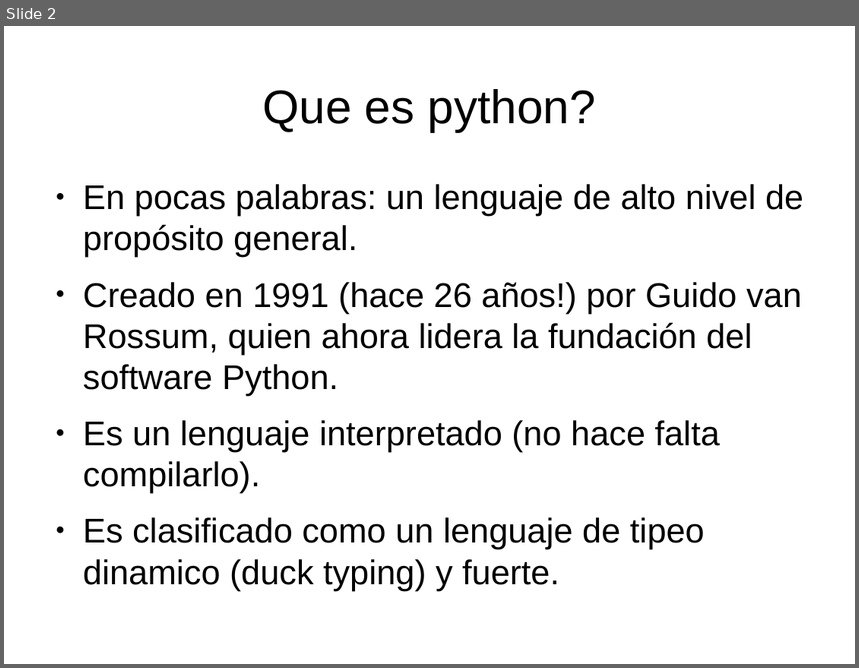
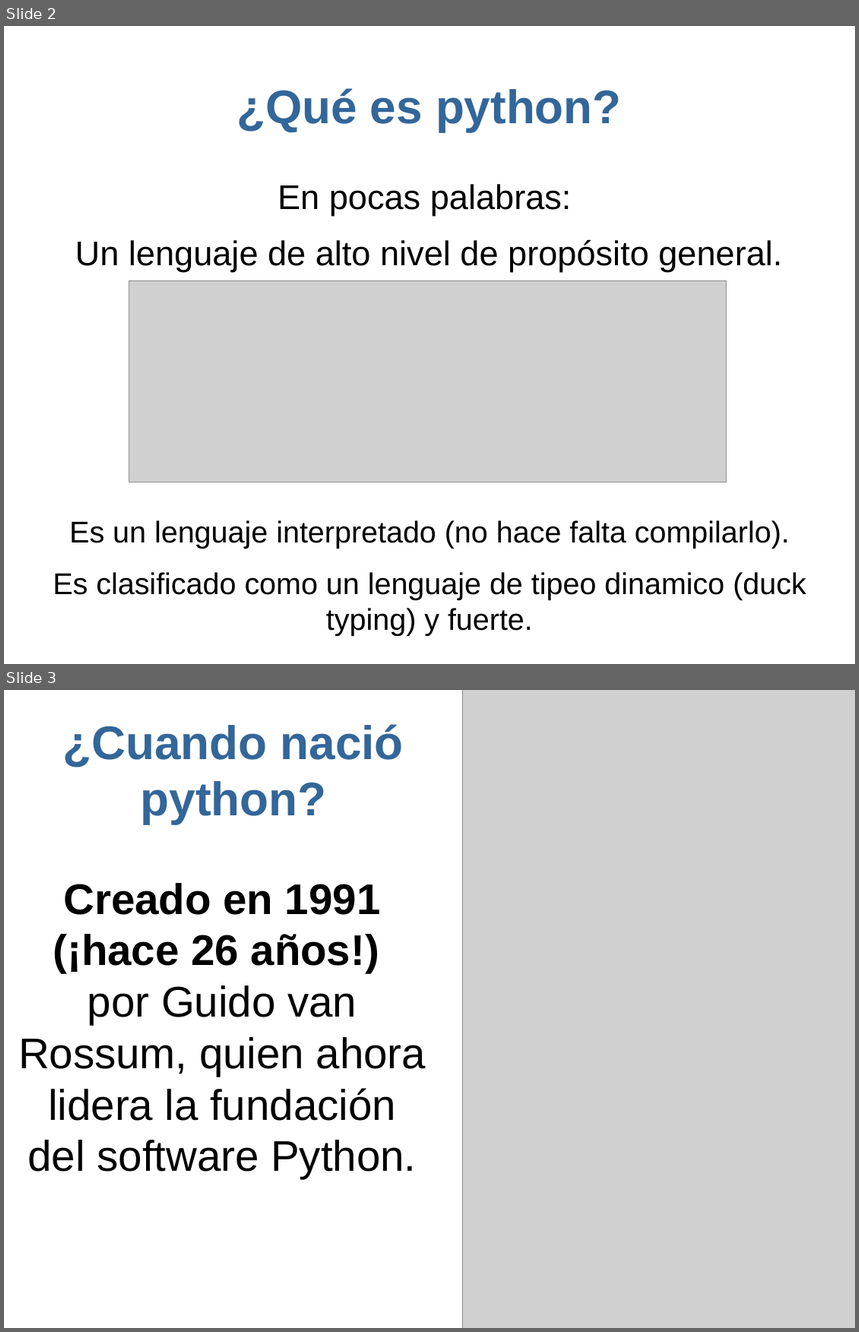
Before and after one commit to joksan/Presentaciones, a slide deck: Breve introduccion a Python/Breve introduccion a Python.odp. Shown one above the other, each under a label of ours: slide 2 before the commit, slides 2 and 3 after it. The pictures are 859x668 and 859x1332 pixels, drawn with LibreOffice and Linux fonts; fonts in the diff are those of the drawing; grey boxes stand for pictures. Boxes give left, top, right and bottom in pixels: in the first picture for what was removed or moved away, otherwise in the second. Text is boxed around its words. In the diff, an @@ line names an element or a change of style, - is before the commit and + after.

Commit message:
cambios de detalles a presentacion de python.

```diff
--- a/Breve introduccion a Python/Breve introduccion a Python.odp
+++ b/Breve introduccion a Python/Breve introduccion a Python.odp
@@ slide 3 added at [4, 690, 855, 1328], background #FFFFFF @@
@@ picture added at [463, 690, 855, 1328] @@
@@ title added at [63, 724, 404, 825], 44 pt, text #336699, bold @@
+¿Cuando nació python?
@@ text added at [18, 883, 426, 1179], 40 pt, text #000000 @@
+Creado en 1991 (¡hace 26 años!)
+por Guido van Rossum, quien ahora lidera la fundación del software Python.
@@ slide 2 changed as well @@
@@ title at [237, 88, 622, 132]: text changed; text colour #000000 to #336699; bold on @@
-Que es python?
+¿Qué es python?
@@ text at [75, 184, 782, 272]: text changed @@
-● En pocas palabras: un lenguaje de alto nivel de propósito general.
-● Creado en 1991 (hace 26 años!) por Guido van Rossum, quien ahora lidera la fundación del software Python.
+En pocas palabras:
+Un lenguaje de alto nivel de propósito general.
@@ picture added at [129, 281, 727, 483] @@
@@ text at [53, 521, 807, 636]: size 32 to 28 pt in "Es un lenguaje interpretado (no hace falta ...", "Es clasificado como un lenguaje de tipeo ..."; alignment left to centre; bullet ● to none @@
```
Also in this commit, not shown: 16 other slides changed, 5 other slides added, 1 slide removed.
